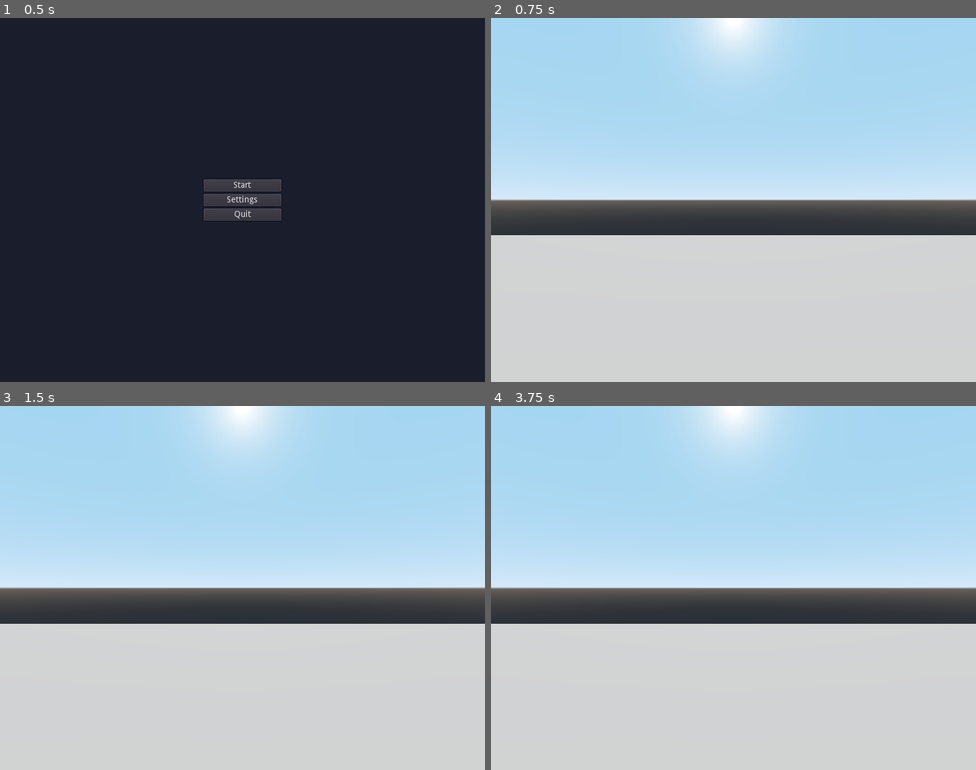
Above: before the commit, frames 1-4 (two rows, left to right).
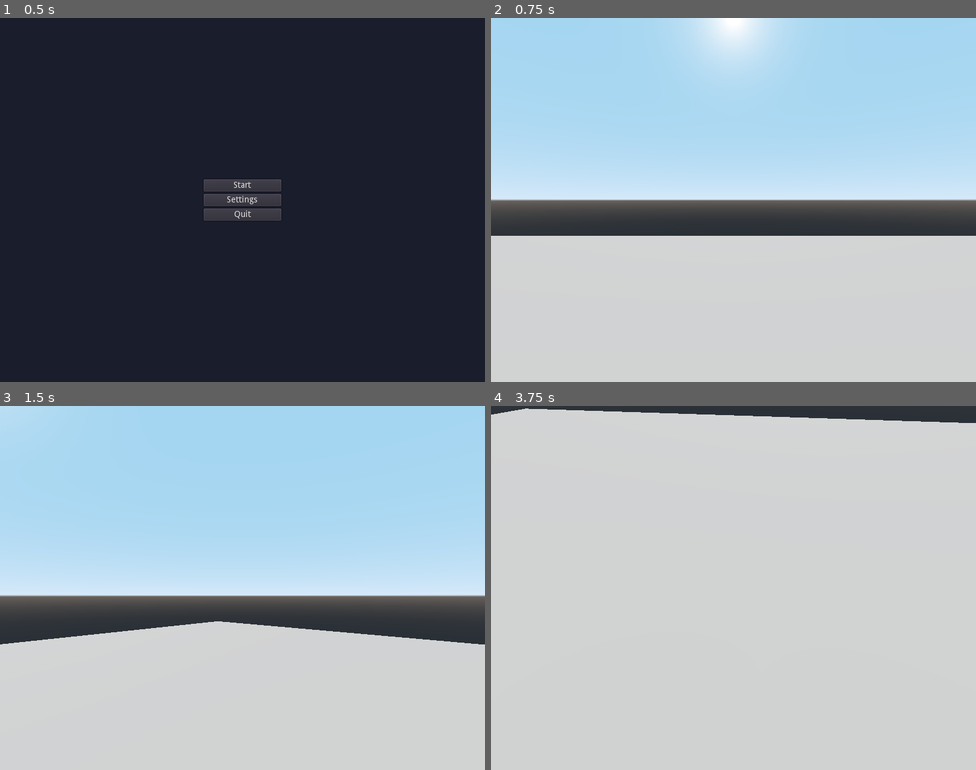
Above: after the commit, the same moments.

Repository: lilboyspirit/treegrow
Game: Godot game, scene res://scenes/main_menu.tscn
Same seed, same stepped clock (60 frames per second), same inputs: the game is played once before the commit and once after it.
Inputs (mouse positions are in pixels of both pictures, inside the frame that each line leads up to):
- Up to frame 1 (0.5 s): no input
- Up to frame 2 (0.75 s): click "Start" at 0.5 s
- Up to frame 3 (1.5 s): tap Enter at 1.25 s; move the mouse to (349, 569) at 1.27 s
- Up to frame 4 (3.75 s): tap Space at 2, 3.5 s; move the mouse to (636, 606) at 2.02 s; tap Enter at 2.75 s; move the mouse to (782, 507) at 2.77 s; move the mouse to (709, 660) at 3.52 s

Frame 1 is identical in both runs. In frame 2, 0.2% of the frame differs, in the area x 0-100%, y 59-60%; in frame 3, 7.9%; in frame 4, 60%, in the area x 0-100%, y 0-60%.

Commit message:
player controls

Diff:
--- a/project.godot
+++ b/project.godot
@@ -26,7 +26,7 @@
 
 window/size/width=800
 window/stretch/mode="2d"
-window/stretch/aspect="keep_height"
+window/stretch/aspect="expand"
 
 [gui]
 
--- a/scenes/pause_menu.tscn
+++ b/scenes/pause_menu.tscn
@@ -12,6 +12,16 @@
 margin_right = 72.0
 margin_bottom = 42.0
 script = ExtResource( 1 )
+
+[node name="Control" type="Control" parent="."]
+anchor_left = 0.5
+anchor_top = 0.5
+anchor_right = 0.5
+anchor_bottom = 0.5
+margin_left = -4000.0
+margin_top = -3000.0
+margin_right = 4000.0
+margin_bottom = 3000.0
 
 [node name="VBoxContainer" type="VBoxContainer" parent="."]
 anchor_left = 0.5
--- a/scenes/player.tscn
+++ b/scenes/player.tscn
@@ -5,12 +5,28 @@
 [sub_resource type="CapsuleShape" id=1]
 height = 2.0
 
-[node name="player" type="RigidBody"]
+[node name="player" type="KinematicBody"]
 script = ExtResource( 1 )
+
+[node name="ViewportContainer" type="ViewportContainer" parent="."]
+anchor_right = 1.0
+anchor_bottom = 1.0
+mouse_filter = 2
+stretch = true
+
+[node name="viewport" type="Viewport" parent="ViewportContainer"]
+unique_name_in_owner = true
+size = Vector2( 800, 600 )
+handle_input_locally = false
+render_target_update_mode = 3
+
+[node name="camera" type="Camera" parent="ViewportContainer/viewport"]
+unique_name_in_owner = true
+transform = Transform( 1, 0, 0, 0, 1, 0, 0, 0, 1, 0, 3, 0 )
+
+[node name="head" type="Spatial" parent="."]
+transform = Transform( 1, 0, 0, 0, 1, 0, 0, 0, 1, 0, 3, 0 )
 
 [node name="CollisionShape" type="CollisionShape" parent="."]
 transform = Transform( 1, 0, 0, 0, -4.37114e-08, -1, 0, 1, -4.37114e-08, 0, 2, 0 )
 shape = SubResource( 1 )
-
-[node name="head" type="Camera" parent="."]
-transform = Transform( 1, 0, 0, 0, 1, 0, 0, 0, 1, 0, 3, 0 )
--- a/scripts/pause_menu.gd
+++ b/scripts/pause_menu.gd
@@ -11,6 +11,7 @@
 
 
 func on_back():
+	Input.mouse_mode = Input.MOUSE_MODE_CAPTURED
 	queue_free()
 
 
--- a/scripts/player.gd
+++ b/scripts/player.gd
@@ -1,15 +1,111 @@
-extends RigidBody
+extends KinematicBody
 
 
 onready var pause_menu = preload("res://scenes/pause_menu.tscn")
 
+onready var viewport = $"%viewport"
+onready var camera = $"%camera"
+onready var head = $"head"
+
+export var camera_acceleration := 40.0
+export var rotation_factor := 0.005
+export var min_angle := -1.57 # deg2rad(-89.9544)
+export var max_angle := 1.57 # deg2rad(89.9544)
+
+export var weight := 50
+export var friction := 25
+export var speed_factor := 0.75
+export var walk_speed := 6
+export var sprint_speed := 12
+export var crouch_speed := 3
+export var jump_strength := 15
+
+var speed := 0
+var sprinting := false
+var crouching := false
+var velocity := Vector3()
+var direction := Vector3()
+var acceleration := Vector3()
+
 
 func _input(event: InputEvent):
-	if event.is_action_pressed("ui_cancel"):
-		get_tree().set_input_as_handled()
-		on_back()
+	if event is InputEventKey:
+		if event.is_action_pressed("ui_cancel"):
+			get_tree().set_input_as_handled()
+			on_back()
+		if event.is_action("sprint"):
+			sprinting = event.is_pressed()
+		if event.is_action("crouch"):
+			crouching = event.is_pressed()
 
 
 func on_back():
+	Input.mouse_mode = Input.MOUSE_MODE_VISIBLE
 	if !has_node("pause_menu"):
 		add_child(pause_menu.instance())
+
+
+func _ready():
+	Input.mouse_mode = Input.MOUSE_MODE_CAPTURED
+	_on_size_changed()
+
+	# warning-ignore:return_value_discarded
+	get_viewport().connect("size_changed", self, "_on_size_changed")
+	# warning-ignore:return_value_discarded
+	Settings.connect("updated", self, "_on_settings_updated")
+
+
+func _physics_process(delta):
+	if is_on_floor():
+		direction = Vector3()
+		velocity.y += Input.get_action_strength("jump") * jump_strength
+	else:
+		direction = direction.linear_interpolate(Vector3(), friction * delta)
+
+		velocity.y -= weight * delta
+
+	direction += (Input.get_action_strength("move_right") - Input.get_action_strength("move_left")) * head.global_transform.basis.x
+	direction += (Input.get_action_strength("move_backward") - Input.get_action_strength("move_forward")) * head.global_transform.basis.z
+
+	direction.y = 0; direction = direction.normalized()
+
+	if sprinting:
+		speed = lerp(speed, sprint_speed, speed_factor)
+	elif crouching:
+		speed = lerp(speed, crouch_speed, speed_factor)
+	else:
+		speed = lerp(speed, walk_speed, speed_factor)
+
+	var target = direction * speed; direction.y = 0
+	var temp_velocity = velocity.linear_interpolate(target, speed * delta)
+
+	velocity.x = temp_velocity.x
+	velocity.z = temp_velocity.z
+
+	velocity = move_and_slide(velocity, Vector3.UP);
+
+
+func _process(delta):
+	if Engine.get_frames_per_second() > Engine.get_iterations_per_second():
+		camera.global_transform.origin = camera.global_transform.origin.linear_interpolate(
+			head.global_transform.origin, delta * camera_acceleration
+		)
+	else:
+		camera.global_transform = head.global_transform
+	camera.rotation.y = rotation.y
+	camera.rotation.x = head.rotation.x
+
+
+func _unhandled_input(event: InputEvent):
+	if event is InputEventMouseMotion:
+		rotate_y(-event.relative.x * rotation_factor * Settings.sensitivity)
+		head.rotate_x(-event.relative.y * rotation_factor * Settings.sensitivity)
+		head.rotation.x = clamp(head.rotation.x, min_angle, max_angle)
+
+
+func _on_settings_updated():
+	_on_size_changed()
+
+
+func _on_size_changed():
+	viewport.size = OS.window_size * Settings.render_scale
